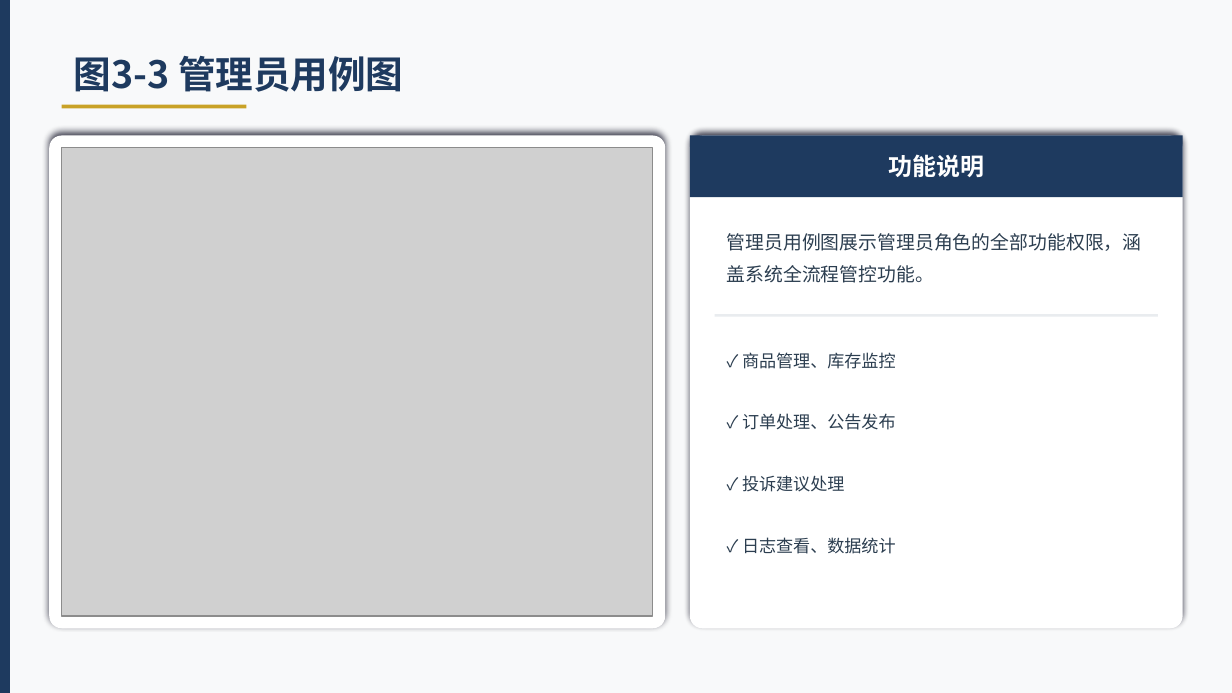
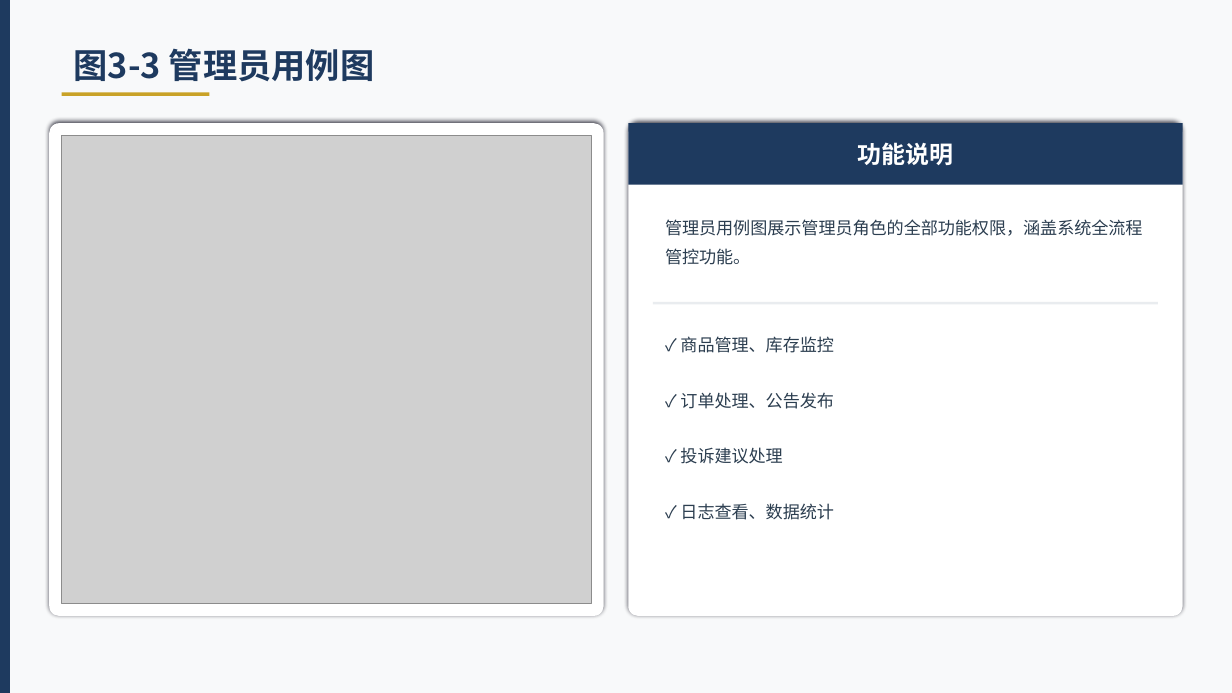
Before and after one commit to lvolk555/Trea--warehouse-, a slide deck: slide 12 of 生鲜超市综合管理系统_毕业答辩PPT.pptx. Drawn at 1232x693 pixels with LibreOffice and Linux fonts; fonts in the diff are those of the drawing; grey boxes stand for pictures. Boxes give left, top, right and bottom in pixels: in the first picture for what was removed or moved away, otherwise in the second. Text is boxed around its words. In the diff, an @@ line names an element or a change of style, - is before the commit and + after.

```diff
--- a/生鲜超市综合管理系统_毕业答辩PPT.pptx
+++ b/生鲜超市综合管理系统_毕业答辩PPT.pptx
@@ text "图3-3 管理员用例图" at [74,48,375,81]: size 22 to 20 pt @@
@@ rectangle: place and size @@
-rectangle at [62,105,246,108]
+rectangle at [62,92,209,96]
@@ rounded rectangle: place and size @@
-rounded rectangle at [49,136,665,628]
+rounded rectangle at [49,123,604,616]
@@ rounded rectangle at [49,123,604,616]: shadow changed; proportions changed @@
@@ picture: place and size @@
-picture at [62,148,653,616]
+picture at [62,136,591,604]
@@ text "功能说明": place and size @@
-text "功能说明" at [888,154,984,177]
+text "功能说明" at [857,142,953,165]
@@ rounded rectangle at [628,123,1183,616]: shadow changed; proportions changed @@
@@ rounded rectangle: place and size @@
-rounded rectangle at [690,136,1183,628]
+rounded rectangle at [628,123,1183,616]
@@ rectangle: place and size @@
-rectangle at [690,136,1183,197]
+rectangle at [628,123,1183,185]
@@ text "管理员用例图展示管理员角色的全部功能权限，涵盖系统全流程管控功能。": place and size @@
-text "管理员用例图展示管理员角色的全部功能权限，涵盖系统全流程管控功能。" at [727,233,1142,283]
+text "管理员用例图展示管理员角色的全部功能权限，涵盖系统全流程管控功能。" at [665,219,1143,265]
@@ text "管理员用例图展示管理员角色的全部功能权限，涵盖系统全流程管控功能。" at [665,219,1143,265]: size 11 to 10 pt @@
@@ text "✓ 商品管理、库存监控": place and size @@
-text "✓ 商品管理、库存监控" at [742,352,896,369]
+text "✓ 商品管理、库存监控" at [680,336,834,353]
@@ rectangle: place and size @@
-rectangle at [715,314,1158,317]
+rectangle at [653,302,1158,304]
@@ text "✓ 订单处理、公告发布": place and size @@
-text "✓ 订单处理、公告发布" at [742,413,896,430]
+text "✓ 订单处理、公告发布" at [680,392,834,409]
@@ text "✓ 投诉建议处理": place and size @@
-text "✓ 投诉建议处理" at [742,475,844,492]
+text "✓ 投诉建议处理" at [680,447,782,464]
@@ text "✓ 日志查看、数据统计": place and size @@
-text "✓ 日志查看、数据统计" at [742,537,896,554]
+text "✓ 日志查看、数据统计" at [680,503,834,520]
```
Also in this commit, not shown: 15 other slides changed.
